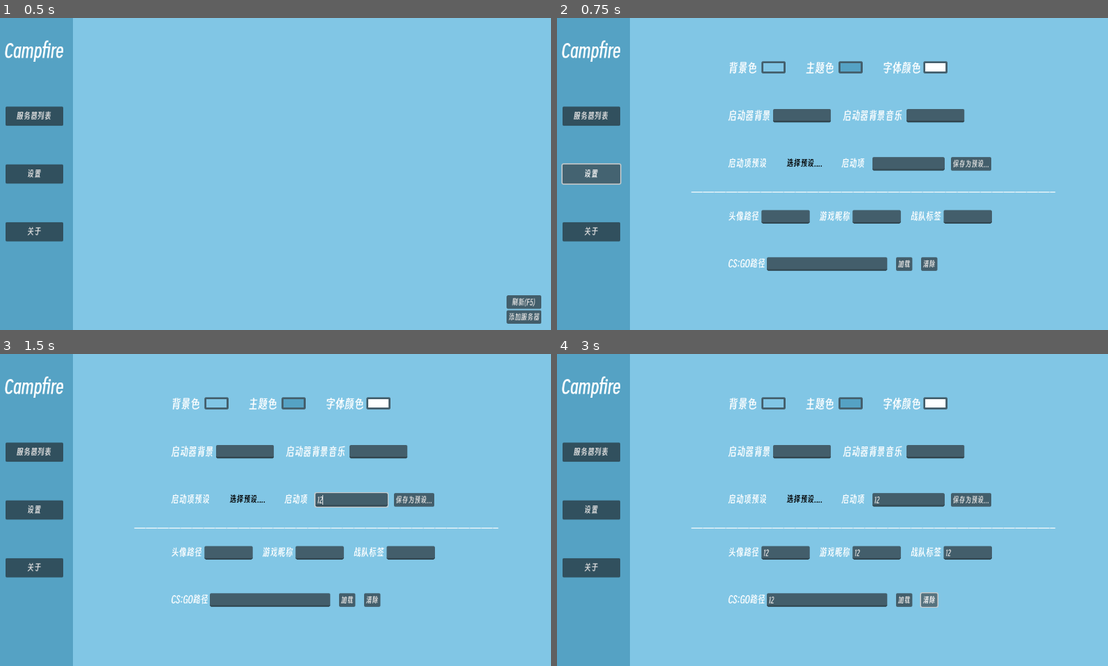
Above: before the commit, frames 1-4 (two rows, left to right).
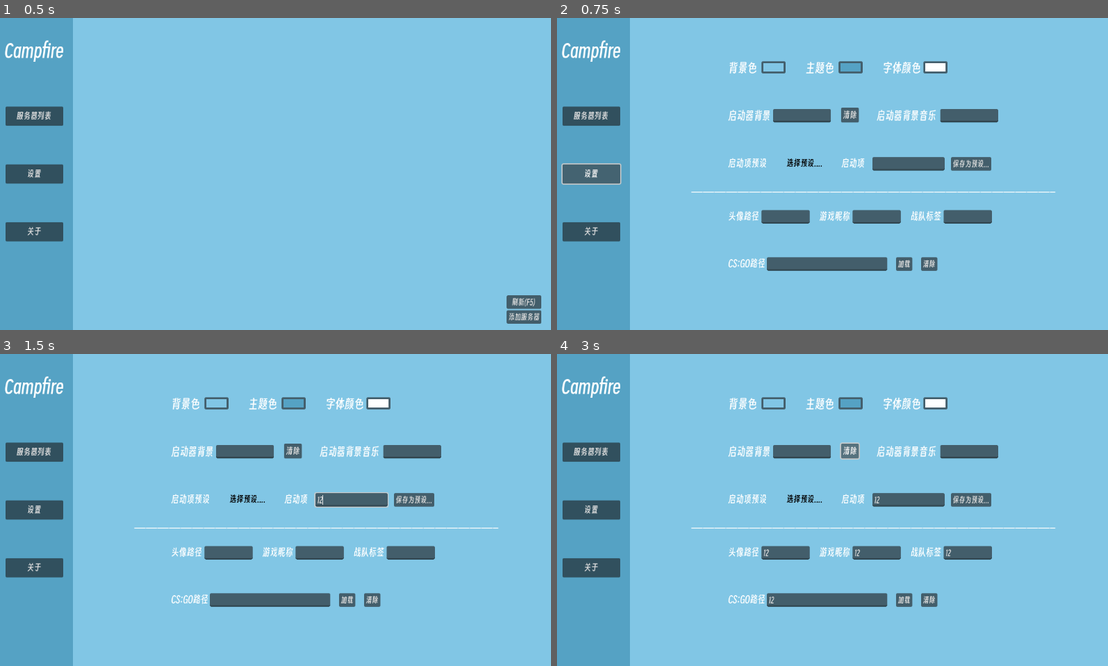
Above: after the commit, the same moments.

Repository: xuezhaju/Campfire-
Game: Godot game, scene res://scene/main_ui.tscn
The game is run twice, just before and just after one commit, with the same random seed, the same clock (stepped at 60 frames per second) and the same inputs.
Inputs (mouse positions are in pixels of both pictures, inside the frame that each line leads up to):
- Up to frame 1 (0.5 s): no input
- Up to frame 2 (0.75 s): click "设置" at 0.5 s
- Up to frame 3 (1.5 s): click (352, 500) at 1.27 s; type "12" at 1.35 s
- Up to frame 4 (3 s): click (782, 553) at 1.5 s; type "12" at 1.58 s; click (876, 553) at 1.73 s; type "12" at 1.82 s; click (970, 553) at 2.02 s; type "12" at 2.1 s; click (826, 600) at 2.25 s; type "12" at 2.33 s; click "清除" at 2.75 s

Frame 1 is identical in both runs. In frame 2, 0.9% of the frame differs, in the area x 51-81%, y 28-34%; in frame 3, 0.9%; in frame 4, 1.0%, in the area x 51-81%, y 28-82%.

Commit message:
背景图片显示和本地选择，保存完成

Diff:
--- a/scene/main_ui.gd
+++ b/scene/main_ui.gd
@@ -4,7 +4,15 @@
 @onready var setting: Control = $Setting
 @onready var background: ColorRect = $Background
 @onready var main_color: ColorRect = $Main/MainColor
+@onready var picture: TextureRect = $Picture
 
+func _ready() -> void:
+	if Global.back_picture_path == "":
+		picture.hide()
+		picture.process_mode = Node.PROCESS_MODE_DISABLED
+	else:
+		picture.show()
+		picture.process_mode = Node.PROCESS_MODE_INHERIT
 
 func _on_server_list_pressed() -> void:
 	Global.mainui_mode = "server_list"
@@ -30,6 +38,7 @@
 		setting.process_mode = Node.NOTIFICATION_DISABLED
 
 	elif Global.mainui_mode == "settings":
+		Global.save_settings()
 		setting.show()
 		setting.process_mode = Node.PROCESS_MODE_INHERIT
 		# 确保控件在视图最前
--- a/scene/main_ui.tscn
+++ b/scene/main_ui.tscn
@@ -7,6 +7,7 @@
 [ext_resource type="Script" uid="uid://bb5yrr5mqmuvo" path="res://scripts/back_color.gd" id="4_cwb1w"]
 [ext_resource type="Script" uid="uid://ch36dl6ck0a60" path="res://scripts/main_color.gd" id="5_i4ba5"]
 [ext_resource type="Script" uid="uid://clb2mof7ovm17" path="res://scripts/font_color.gd" id="6_niqgt"]
+[ext_resource type="Script" uid="uid://c02vk3mc5gweo" path="res://scripts/back_picture.gd" id="8_hjt2u"]
 
 [node name="MainUI" type="Control"]
 layout_mode = 3
@@ -24,6 +25,12 @@
 offset_bottom = 648.0
 color = Color(0.504905, 0.776476, 0.898474, 1)
 
+[node name="Picture" type="TextureRect" parent="."]
+custom_minimum_size = Vector2(1152, 648)
+layout_mode = 0
+offset_right = 40.0
+offset_bottom = 40.0
+
 [node name="Main" type="CenterContainer" parent="."]
 layout_mode = 0
 offset_right = 40.0
@@ -234,19 +241,29 @@
 
 [node name="PicturesSettings" type="HBoxContainer" parent="Setting/CenterContainer/VBoxContainer"]
 layout_mode = 2
-theme_override_constants/separation = 150
+theme_override_constants/separation = 220
 
 [node name="BackPicture" type="Label" parent="Setting/CenterContainer/VBoxContainer/PicturesSettings"]
 layout_mode = 2
 theme_override_font_sizes/font_size = 22
 text = "启动器背景"
-
-[node name="LineEdit" type="LineEdit" parent="Setting/CenterContainer/VBoxContainer/PicturesSettings/BackPicture"]
+script = ExtResource("8_hjt2u")
+
+[node name="PictureLineEdit" type="LineEdit" parent="Setting/CenterContainer/VBoxContainer/PicturesSettings/BackPicture"]
 custom_minimum_size = Vector2(120, 0)
 layout_mode = 0
 offset_left = 93.0
 offset_right = 146.0
 offset_bottom = 28.0
+
+[node name="Clear" type="Button" parent="Setting/CenterContainer/VBoxContainer/PicturesSettings/BackPicture"]
+layout_mode = 0
+offset_left = 234.0
+offset_top = -3.0
+offset_right = 271.0
+offset_bottom = 28.0
+theme_override_font_sizes/font_size = 18
+text = "清除"
 
 [node name="Label" type="Label" parent="Setting/CenterContainer/VBoxContainer/PicturesSettings"]
 layout_mode = 2
@@ -379,6 +396,13 @@
 offset_bottom = 334.0
 theme_override_font_sizes/font_size = 15
 text = "———————————————————————————————————————————————————————————————"
+
+[node name="PictureSearch" type="FileDialog" parent="."]
+title = "Open a File"
+initial_position = 1
+ok_button_text = "Open"
+cancel_button_text = "取消"
+file_mode = 0
 
 [connection signal="pressed" from="Main/VBoxContainer/ServerList" to="." method="_on_server_list_pressed"]
 [connection signal="pressed" from="Main/VBoxContainer/Settings" to="." method="_on_settings_pressed"]
@@ -389,3 +413,4 @@
 [connection signal="text_changed" from="AddServerSettings/CenterContainer/VBoxContainer/PORT" to="ServerList/ServerList" method="_on_port_text_changed"]
 [connection signal="pressed" from="AddServerSettings/CenterContainer/VBoxContainer/HBoxContainer/Create" to="ServerList/ServerList" method="_on_create_pressed"]
 [connection signal="pressed" from="AddServerSettings/CenterContainer/VBoxContainer/HBoxContainer/Cancle" to="ServerList/ServerList" method="_on_cancle_pressed"]
+[connection signal="pressed" from="Setting/CenterContainer/VBoxContainer/PicturesSettings/BackPicture/Clear" to="Setting/CenterContainer/VBoxContainer/PicturesSettings/BackPicture" method="_on_clear_pressed"]
--- a/scene/server_list.gd
+++ b/scene/server_list.gd
@@ -14,7 +14,7 @@
 var server_options_scene = preload("res://scene/server_options.tscn")
 var server_options_popup: PopupPanel
 
-var save_path :String = "C:/Users/Campfire"
+var save_path :String = "C://Users/Campfires/Campfire"
 
 func _ready():
 	port.text = "端口：" + port_text
@@ -45,8 +45,6 @@
 			_query_server(server)
 			break
 	server_options_popup.hide()
-
-
 
 func _process(delta):
 	add_server_settings.visible = Global.is_create
@@ -255,7 +253,7 @@
 func _on_move_to_top_requested(ip: String, port: int):
 	# 读取当前配置文件
 	var config = ConfigFile.new()
-	var err = config.load("C:/Users/Campfire")
+	var err = config.load("C://Users/Campfires/Campfire")
 	if err != OK:
 		print("无法加载服务器配置文件")
 		return
@@ -294,7 +292,7 @@
 		new_config.set_value("server_%d" % (i + 1), "port", server.port)
 
 	# 保存新配置
-	new_config.save("C:/Users/Campfire")
+	new_config.save("C://Users/Campfires/Campfire")
 	print("服务器已置顶")
 
 	# 重新加载服务器列表
--- a/scripts/Global.gd
+++ b/scripts/Global.gd
@@ -6,9 +6,91 @@
 var back_color := Color(0.506, 0.776, 0.898)
 var main_color := Color(0.333, 0.635, 0.769)
 
+var settings_save_path := "C://Users/Campfires/CampfireSettings"
+
+signal settings_changed
+
+# 背景图片路径（带setter监听）
+var back_picture_path: String = "":
+	set(value):
+		if back_picture_path != value:
+			back_picture_path = value
+			settings_changed.emit()  # 正确发射信号
+			save_settings()
+
+
 signal font_color_changed
 var font_color := Color(0.996, 1.0, 1.0):
 	set(value):
 		if font_color != value:
 			font_color = value
 			font_color_changed.emit()
+
+
+# 保存设置到 config.cfg
+func save_settings():
+	var config = ConfigFile.new()
+
+	# 存储颜色值（转换为数组格式）
+	config.set_value("Settings", "back_color", Global.back_color)
+	config.set_value("Settings", "main_color", Global.main_color)
+	config.set_value("Settings", "font_color", Global.font_color)
+	config.set_value("Settings", "back_picture_path", Global.back_picture_path)
+
+	# 保存到用户目录
+	var err = config.save(settings_save_path)
+	if err != OK:
+		print("保存失败: ", error_string(err))
+
+# 加载设置
+func load_settings():
+	var config = ConfigFile.new()
+	var result = config.load(settings_save_path)
+	if not FileAccess.file_exists(settings_save_path):
+		push_error("配置文件不存在: ", settings_save_path)
+		save_settings()
+
+	if result != OK:
+		printerr("erro on load settings cfg!")
+
+		back_color = Color(0.506, 0.776, 0.898)
+		main_color = Color(0.333, 0.635, 0.769)
+		font_color = Color(0.996, 1.0, 1.0)
+		back_picture_path = ""
+
+	else:
+		back_color = config.get_value("Settings", "back_color", Color(0.506, 0.776, 0.898))
+		main_color = config.get_value("Settings", "main_color", Color(0.333, 0.635, 0.769))
+		font_color = config.get_value("Settings", "font_color", Color(0.996, 1.0, 1.0))
+		back_picture_path = config.get_value("Settings", "back_picture_path", "")
+
+
+func create_folder(path: String):
+	# 规范化路径（Windows 下推荐用 / 或 \\）
+	var normalized_path = path.replace("//", "/")
+	print("尝试创建目录: ", normalized_path)
+
+	# 1. 先尝试打开父目录（确保有权限）
+	var dir = DirAccess.open(normalized_path.get_base_dir())
+
+	if dir:
+		# 2. 使用实例方法 make_dir_recursive()
+		var error = dir.make_dir_recursive(normalized_path)
+		if error == OK:
+			print("目录创建成功: ", normalized_path)
+		else:
+			print("目录创建失败，错误码: ", error)
+	else:
+		print("无法访问父目录，请检查权限或路径是否正确")
+
+
+
+func folder():
+	if DirAccess.dir_exists_absolute("C://Users/Campfires"):
+		print("目标目录存在！")
+	else:
+		create_folder("C://Users/Campfires")
+
+func _ready() -> void:
+	load_settings()
+	folder()
--- /dev/null
+++ b/scripts/back_picture.gd
@@ -0,0 +1,118 @@
+extends Label
+
+@onready var picture_line_edit: LineEdit = $PictureLineEdit
+@onready var picture_search: FileDialog = $"../../../../../PictureSearch"
+@onready var picture: TextureRect = $"../../../../../Picture"
+@onready var background: ColorRect = $"../../../../../Background"
+@onready var clear: Button = $Clear
+
+func _ready():
+	picture_line_edit.text = Global.back_picture_path
+	# 确保Global单例已加载
+	if not Global.has_signal("settings_changed"):
+		push_error("Global 单例未正确初始化！")
+		return
+
+	# 连接信号
+	Global.settings_changed.connect(update_background_picture)
+
+	# 初始化UI
+	update_background_picture()
+
+	# 连接交互信号
+	picture_line_edit.gui_input.connect(_on_back_picture_edit_gui_input)
+	picture_search.file_selected.connect(_on_back_picture_file_selected)
+
+	# 配置文件对话框
+	picture_search.filters = ["*.png ; PNG 图片", "*.jpg, *.jpeg ; JPG 图片"]
+	picture_search.access = FileDialog.ACCESS_FILESYSTEM
+
+func _on_back_picture_edit_gui_input(event: InputEvent):
+	if event is InputEventMouseButton and event.pressed and event.button_index == MOUSE_BUTTON_LEFT:
+		picture_search.popup_centered(Vector2i(800, 600))
+
+func update_background_picture():
+	if Global.back_picture_path.is_empty():
+		picture.texture = null
+		if is_instance_valid(background):
+			background.show()
+		return
+
+	# 立即加载并显示新图片
+	load_background_preview(Global.back_picture_path)
+
+func _on_back_picture_file_selected(path: String):
+	# 1. 规范化路径
+	var normalized_path = path.replace("\\", "/").strip_edges()
+
+	# 2. 检查文件是否存在
+	if not FileAccess.file_exists(normalized_path):
+		show_error("文件不存在: " + normalized_path)
+		return
+
+	# 3. 检查文件扩展名
+	var valid_extensions = ["png", "jpg", "jpeg"]
+	var extension = normalized_path.get_extension().to_lower()
+
+	if not valid_extensions.has(extension):
+		show_error("仅支持 PNG/JPG/JPEG 格式")
+		return
+
+	# 4. 更新全局路径
+	Global.back_picture_path = normalized_path
+	picture_line_edit.text = normalized_path
+
+	# 5. 立即加载并显示
+	load_background_preview(normalized_path)
+
+	# 6. 保存设置
+	if Global.has_method("save_settings"):
+		Global.save_settings()
+
+func load_background_preview(image_path: String):
+	print("尝试加载图片: ", image_path)  # 调试输出
+
+	var image = Image.new()
+	var error = image.load(image_path)
+
+	if error == OK:
+		picture.show()  # 强制显示
+		print("TextureRect visible:", picture.visible, " size:", picture.size)
+		print("图片加载成功，尺寸: ", image.get_width(), "x", image.get_height())
+
+		# 确保图片有有效数据
+		if image.get_width() == 0 or image.get_height() == 0:
+			push_error("图片尺寸无效!")
+			picture.texture = null
+			background.show()
+			return
+
+		var texture = ImageTexture.create_from_image(image)
+		picture.texture = texture
+
+		# 确保TextureRect设置正确
+		picture.expand = true
+		picture.stretch_mode = TextureRect.STRETCH_KEEP_ASPECT_COVERED
+
+		if is_instance_valid(background):
+			background.hide()
+	else:
+		push_error("图片加载失败，错误码: ", error)
+		picture.texture = null
+		if is_instance_valid(background):
+			background.show()
+
+func show_error(message: String):
+	printerr(message)
+	# 这里可以添加UI错误提示，例如：
+	# $ErrorLabel.text = message
+	# $ErrorLabel.show()
+	# await get_tree().create_timer(3.0).timeout
+	# $ErrorLabel.hide()
+
+
+func _on_clear_pressed() -> void:
+	picture_line_edit.text = ""
+	Global.back_picture_path = ""
+	Global.save_settings()
+	Global.load_settings()
Not shown: 1 places in scene/main_ui.tscn that only renumber resources
Not shown, added: scripts/back_picture.gd.uid
